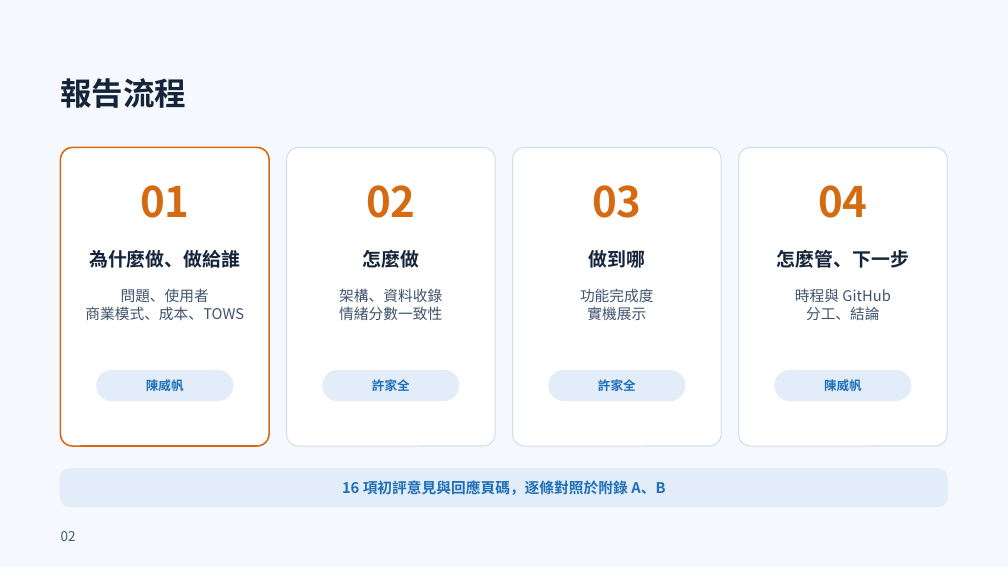
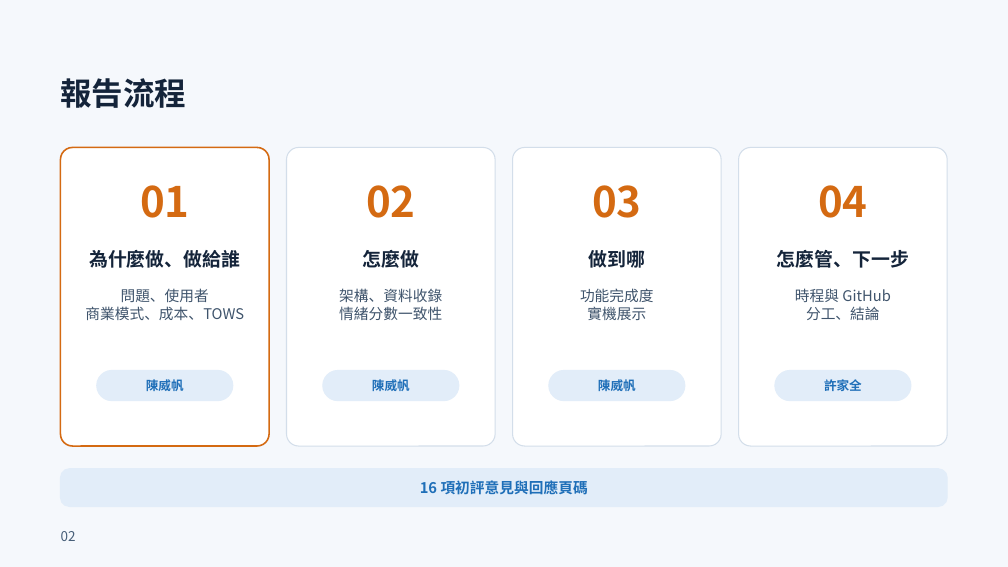
Before and after one commit to xujiaquan05/115405, a slide deck: slide 2 of output/ppt-review-20261011/final/MeBOD_複審簡報_第二輪修訂版.pptx. Drawn at 1008x567 pixels with LibreOffice and Linux fonts; fonts in the diff are those of the drawing. Boxes give left, top, right and bottom in pixels: in the first picture for what was removed or moved away, otherwise in the second. Text is boxed around its words. In the diff, an @@ line names an element or a change of style, - is before the commit and + after.

```diff
--- a/output/ppt-review-20261011/final/MeBOD_複審簡報_第二輪修訂版.pptx
+++ b/output/ppt-review-20261011/final/MeBOD_複審簡報_第二輪修訂版.pptx
@@ text at <box>372,377,410,394</box>: text changed @@
-許家全
+陳威帆
@@ text at <box>598,377,636,394</box>: text changed @@
-許家全
+陳威帆
@@ text at <box>824,379,862,391</box>: text changed @@
-陳威帆
+許家全
@@ text at <box>420,480,588,494</box>: text changed @@
-16 項初評意見與回應頁碼，逐條對照於附錄 A、B
+16 項初評意見與回應頁碼
```
Also in this commit, not shown: 9 other slides changed, 2 other files.
